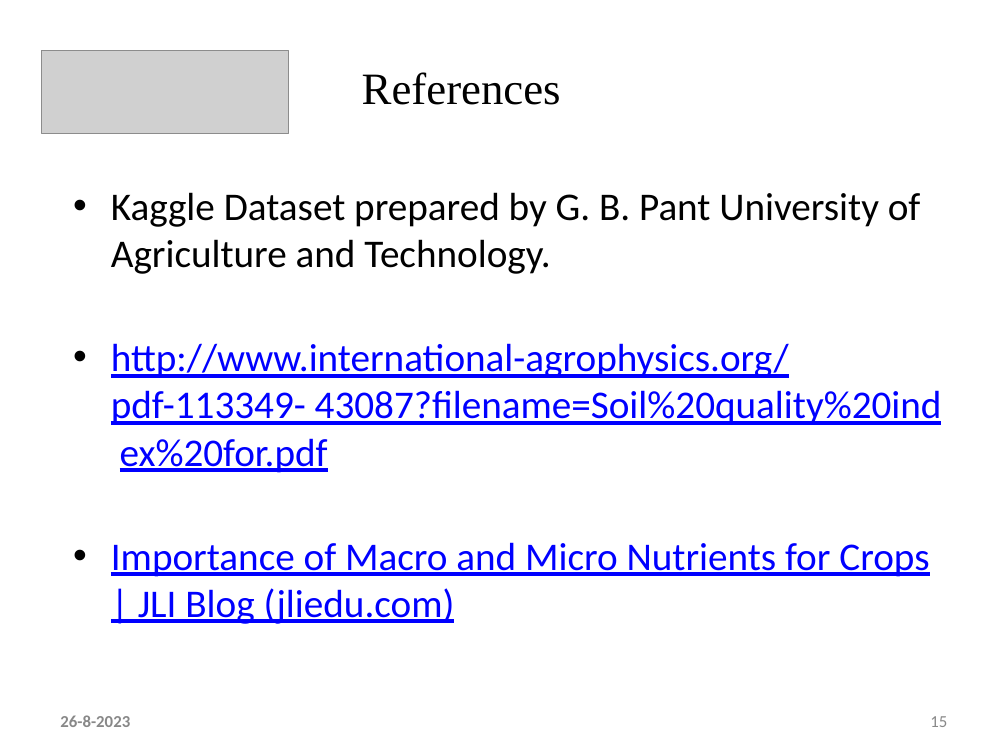
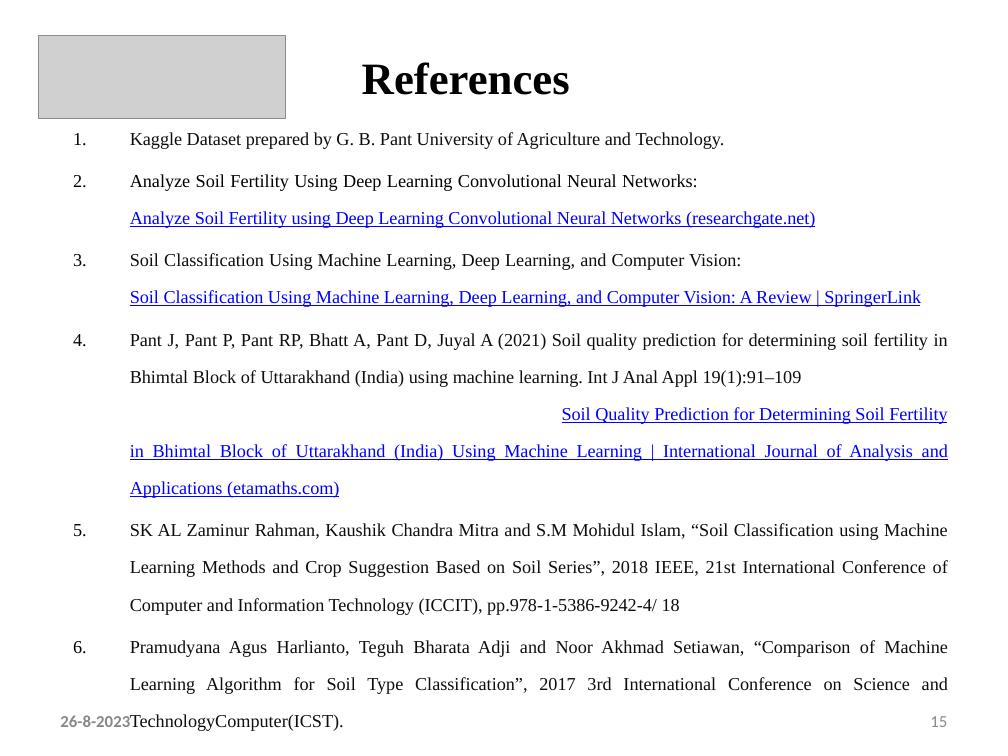
Before and after one commit to prakashy003/Soil-Analyzer, a slide deck: slide 15 of Documents/Review 1 ppt.pptx. Drawn at 1008x756 pixels with LibreOffice and Linux fonts; fonts in the diff are those of the drawing; grey boxes stand for pictures. Boxes give left, top, right and bottom in pixels: in the first picture for what was removed or moved away, otherwise in the second. Text is boxed around its words. In the diff, an @@ line names an element or a change of style, - is before the commit and + after.

```diff
--- a/Documents/Review 1 ppt.pptx
+++ b/Documents/Review 1 ppt.pptx
@@ picture: place and size @@
-picture at [42, 50, 289, 134]
+picture at [39, 36, 286, 120]
@@ text "References": place and size @@
-text "References" at [362, 72, 561, 105]
+text "References" at [362, 62, 570, 95]
@@ text "References" at [362, 62, 570, 95]: bold on @@
@@ text "Kaggle Dataset prepared by G. ...": place and size @@
-text "Kaggle Dataset prepared by G. ..." at [111, 192, 942, 624]
+text "Kaggle Dataset prepared by G. ..." at [130, 132, 948, 657]
@@ text at [130, 132, 725, 149]: size 28 to 13 pt, font Calibri to Times New Roman, text colour #000000 to #0D0D0D in "Kaggle Dataset prepared by G. B. Pant ..."; alignment left to justified; bullet • to 1.; line spacing 1 to 1.7 @@
@@ text at [130, 174, 948, 657]: text changed; size 28 to 13 pt; font Calibri to Times New Roman; text colour #0000FF to #0D0D0D @@
-• http://www.international-agrophysics.org/pdf-113349- 43087?filename=Soil%20quality%20ind ex%20for.pdf
-• Importance of Macro and Micro Nutrients for Crops | JLI Blog (jliedu.com)
+2. Analyze Soil Fertility Using Deep Learning Convolutional Neural Networks: Analyze Soil Fertility using Deep Learning Convolutional Neural Networks (researchgate.net)
+3. Soil Classification Using Machine Learning, Deep Learning, and Computer Vision: Soil Classification Using Machine Learning, Deep Learning, and Computer Vision: A Review | SpringerLink
+4. Pant J, Pant P, Pant RP, Bhatt A, Pant D, Juyal A (2021) Soil quality prediction for determining soil fertility in Bhimtal Block of Uttarakhand (India) using machine learning. Int J Anal Appl 19(1):91–109 Soil Quality Prediction for Determining Soil Fertility in Bhimtal Block of Uttarakhand (India) Using Machine Learning | International Journal of Analysis and Applications (etamaths.com)
+5. SK AL Zaminur Rahman, Kaushik Chandra Mitra and S.M Mohidul Islam, “Soil Classification using Machine Learning Methods and Crop Suggestion Based on Soil Series”, 2018 IEEE, 21st International Conference of Computer and Information Technology (ICCIT), pp.978-1-5386-9242-4/ 18
+6. Pramudyana Agus Harlianto, Teguh Bharata Adji and Noor Akhmad Setiawan, “Comparison of Machine Learning Algorithm for Soil Type Classification”, 2017 3rd International Conference on Science and TechnologyComputer(ICST).
```
Also in this commit, not shown: 14 other slides changed, 9 other files.
